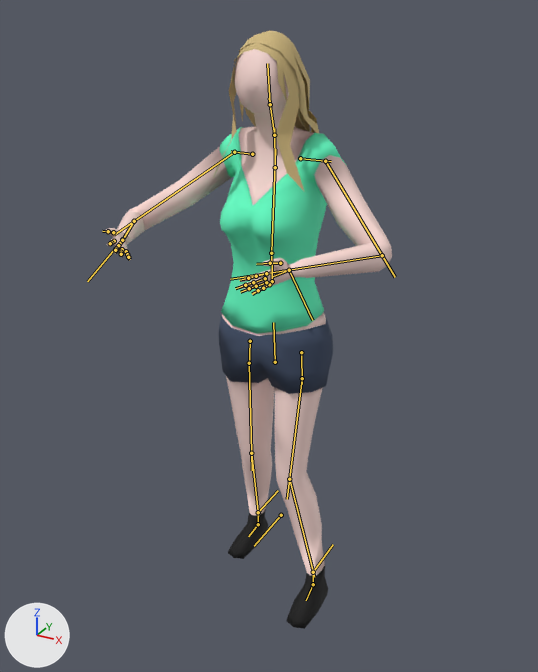
A saved change to the glTF model Resources/Models/Heros/hero_A.glb.
Camera for both pictures: a camera (50 mm lens) standing at (0.929, -1.699, 1.676) and looking at (0.045, -0.091, 0.872). Lighting does not change. The marker at lower left points along +X, +Y and +Z. The older version comes first. Both versions are drawn at frame 10 of the action 'BattleAttack'; the numbers are the values there. The bones that change, and the others that lie on the model, are drawn over the model as lines.

Names of what the first picture shows: 'Body'.
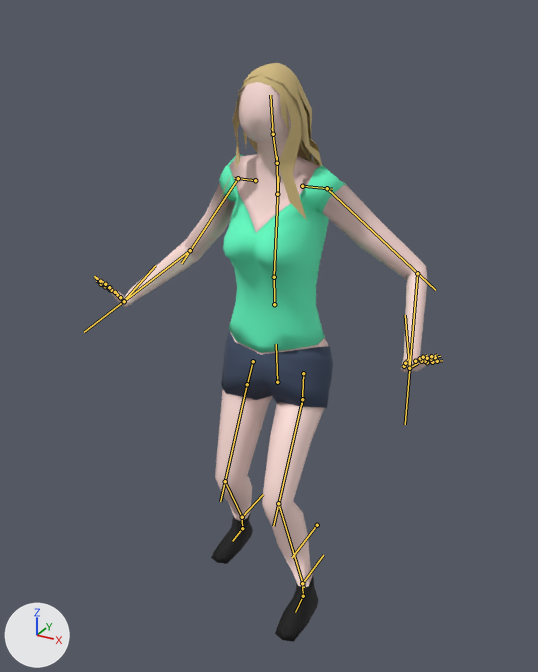
Where the change shows, as pixel boxes (x1, y1, x2, y2) in the pictures (538 x 672 px):
'Body', posed (20% wider): before (105, 30, 392, 629); after (96, 63, 442, 642)
bone 'Hip', root to tip: before (275, 362) to (273, 322); after (277, 382) to (276, 344)
bone 'UpperArm.L', root to tip: before (325, 161) to (395, 277); after (327, 188) to (435, 290)
bone 'LowerArm.L', root to tip: before (382, 255) to (230, 279); after (417, 273) to (405, 424)
bone 'UpperArm.R', root to tip: before (234, 152) to (114, 235); after (238, 178) to (181, 263)
bone 'LowerArm.R', root to tip: before (134, 221) to (115, 252); after (190, 250) to (84, 332)
bone 'Hip.L', root to tip: before (301, 352) to (302, 384); after (303, 373) to (302, 405)
bone 'UpperLeg.L', root to tip: before (302, 378) to (287, 499); after (302, 399) to (273, 526)
bone 'LowerLeg.L', root to tip: before (289, 479) to (314, 577); after (278, 503) to (304, 587)
bone 'Hip.R', root to tip: before (250, 341) to (249, 367); after (253, 361) to (246, 389)
bone 'UpperLeg.R', root to tip: before (249, 363) to (252, 470); after (247, 384) to (220, 501)
bone 'LowerLeg.R', root to tip: before (251, 453) to (258, 516); after (225, 481) to (243, 519)
bone 'HeelIK.L', root to tip: before (313, 572) to (333, 544); after (302, 583) to (323, 555)
bone 'WristIK.L', root to tip: before (289, 270) to (312, 320); after (409, 368) to (405, 315)
bone 'HeelIK.R', root to tip: before (258, 512) to (278, 490); after (242, 517) to (263, 494)
bone 'WristIK.R', root to tip: before (122, 239) to (87, 281); after (123, 301) to (155, 265)

The change, as a diff of the scene's bpy script:
```diff
--- a/Resources/Models/Heros/hero_A.glb.py
+++ b/Resources/Models/Heros/hero_A.glb.py
@@ bone_hip @@
 bone_hip = bpy.data.objects['ArmatureHuman'].pose.bones['Hip']  # child of 'Main'
-bone_hip.location = (0.0, -0.026, 0.002)
+bone_hip.location = (-0.001, -0.116, -0.012)
@@ bone_upperarm_l @@
 bone_upperarm_l = bpy.data.objects['ArmatureHuman'].pose.bones['UpperArm.L']  # child of 'Shoulder.L'
-bone_upperarm_l.rotation_quaternion = (0.918, 0.318, 0.169, -0.168)  # degrees (35, 25, -13)
+bone_upperarm_l.rotation_quaternion = (0.871, 0.039, 0.365, -0.328)  # degrees (-13, 41, -46)
@@ bone_lowerarm_l @@
 bone_lowerarm_l = bpy.data.objects['ArmatureHuman'].pose.bones['LowerArm.L']  # child of 'UpperArm.L'
-bone_lowerarm_l.rotation_quaternion = (0.795, 0.559, 0.0, 0.235)  # degrees (67, -15, 23)
+bone_lowerarm_l.rotation_quaternion = (0.907, 0.388, 0.0, 0.163)  # degrees (45, -7, 17)
@@ bone_upperarm_r @@
 bone_upperarm_r = bpy.data.objects['ArmatureHuman'].pose.bones['UpperArm.R']  # child of 'Shoulder.R'
-bone_upperarm_r.rotation_quaternion = (0.907, 0.338, -0.178, 0.177)  # degrees (38, -26, 13)
+bone_upperarm_r.rotation_quaternion = (0.908, 0.016, -0.167, 0.385)  # degrees (-6, -18, 47)
@@ bone_lowerarm_r @@
 bone_lowerarm_r = bpy.data.objects['ArmatureHuman'].pose.bones['LowerArm.R']  # child of 'UpperArm.R'
-bone_lowerarm_r.rotation_quaternion = (0.774, 0.583, 0.0, -0.245)  # degrees (71, 17, -23)
+bone_lowerarm_r.rotation_quaternion = (0.889, 0.422, 0.0, -0.178)  # degrees (49, 9, -19)
@@ bone_hip_l @@
 bone_hip_l = bpy.data.objects['ArmatureHuman'].pose.bones['Hip.L']  # child of 'Hip'
-bone_hip_l.rotation_quaternion = (0.988, -0.114, -0.065, -0.078)  # degrees (-13, -8, -8)
+bone_hip_l.rotation_quaternion = (0.908, -0.271, -0.318, -0.031)  # degrees (-36, -36, 8)
@@ bone_upperleg_l @@
 bone_upperleg_l = bpy.data.objects['ArmatureHuman'].pose.bones['UpperLeg.L']  # child of 'Hip.L'
-bone_upperleg_l.rotation_quaternion = (1.0, -0.013, -0.001, 0.026)  # degrees (-2, 0, 3)
+bone_upperleg_l.rotation_quaternion = (0.997, -0.04, -0.004, 0.065)  # degrees (-5, 0, 7)
@@ bone_lowerleg_l @@
 bone_lowerleg_l = bpy.data.objects['ArmatureHuman'].pose.bones['LowerLeg.L']  # child of 'UpperLeg.L'
-bone_lowerleg_l.rotation_quaternion = (0.991, 0.101, 0.0, -0.083)  # degrees (12, 1, -9)
+bone_lowerleg_l.rotation_quaternion = (0.921, 0.303, 0.0, -0.246)  # degrees (34, 9, -27)
@@ bone_hip_r @@
 bone_hip_r = bpy.data.objects['ArmatureHuman'].pose.bones['Hip.R']  # child of 'Hip'
-bone_hip_r.rotation_quaternion = (-0.992, -0.008, -0.114, -0.047)  # degrees (2, 13, 6)
+bone_hip_r.rotation_quaternion = (0.959, -0.142, 0.242, 0.052)  # degrees (-16, 29, 2)
@@ bone_upperleg_r @@
 bone_upperleg_r = bpy.data.objects['ArmatureHuman'].pose.bones['UpperLeg.R']  # child of 'Hip.R'
-bone_upperleg_r.rotation_quaternion = (0.999, -0.015, 0.001, -0.029)  # degrees (-2, 0, -3)
+bone_upperleg_r.rotation_quaternion = (0.996, -0.045, 0.005, -0.072)  # degrees (-5, 0, -8)
@@ bone_lowerleg_r @@
 bone_lowerleg_r = bpy.data.objects['ArmatureHuman'].pose.bones['LowerLeg.R']  # child of 'UpperLeg.R'
-bone_lowerleg_r.rotation_quaternion = (0.989, 0.113, 0.0, 0.093)  # degrees (13, -1, 11)
+bone_lowerleg_r.rotation_quaternion = (0.897, 0.343, 0.0, 0.278)  # degrees (39, -11, 31)
@@ bone_heelik_l @@
 bone_heelik_l = bpy.data.objects['ArmatureHuman'].pose.bones['HeelIK.L']  # child of 'Main'
-bone_heelik_l.location = (0.164, -0.128, -0.002)
+bone_heelik_l.location = (0.156, -0.2, -0.002)
@@ bone_wristik_l @@
 bone_wristik_l = bpy.data.objects['ArmatureHuman'].pose.bones['WristIK.L']  # child of 'Main'
-bone_wristik_l.location = (-0.519, -0.192, 0.515)
-bone_wristik_l.rotation_quaternion = (0.332, -0.332, -0.388, -0.793)  # degrees (40, -52, -154)
+bone_wristik_l.location = (-0.34, -0.582, 0.105)
+bone_wristik_l.rotation_quaternion = (0.892, -0.225, -0.223, 0.324)  # degrees (-34, -15, 44)
@@ bone_heelik_r @@
 bone_heelik_r = bpy.data.objects['ArmatureHuman'].pose.bones['HeelIK.R']  # child of 'Main'
-bone_heelik_r.location = (-0.092, 0.084, -0.001)
+bone_heelik_r.location = (-0.139, 0.027, -0.002)
@@ bone_wristik_r @@
 bone_wristik_r = bpy.data.objects['ArmatureHuman'].pose.bones['WristIK.R']  # child of 'Main'
-bone_wristik_r.location = (0.56, -0.191, 0.513)
-bone_wristik_r.rotation_quaternion = (0.215, -0.545, 0.302, 0.752)  # degrees (-135, 108, 1)
+bone_wristik_r.location = (0.326, -0.53, 0.185)
+bone_wristik_r.rotation_quaternion = (0.775, -0.246, 0.432, -0.391)  # degrees (-55, 29, -69)
```
